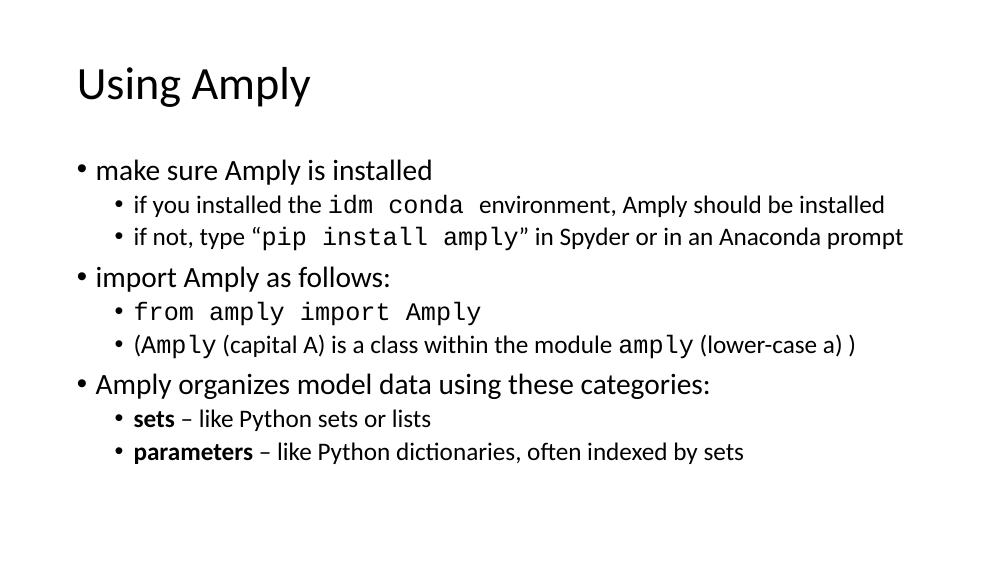
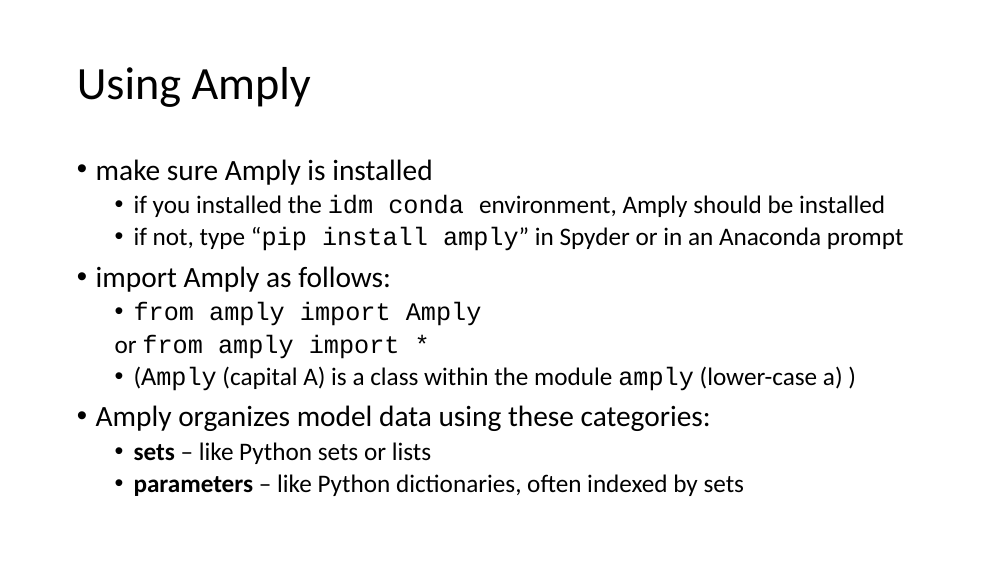
Before and after one commit to prof-frommer/idm_course, a slide deck: slide 12 of LEC/lec04-pulp-with-dicts-amply/some PuLP reference; AMPLY.pptx. Drawn at 1008x567 pixels with LibreOffice and Linux fonts; fonts in the diff are those of the drawing. Boxes give left, top, right and bottom in pixels: in the first picture for what was removed or moved away, otherwise in the second. Text is boxed around its words. In the diff, an @@ line names an element or a change of style, - is before the commit and + after.

```diff
--- a/LEC/lec04-pulp-with-dicts-amply/some PuLP reference; AMPLY.pptx
+++ b/LEC/lec04-pulp-with-dicts-amply/some PuLP reference; AMPLY.pptx
@@ text at (115, 334, 400, 359): paragraph added @@
+  or from amply import *
```
Also in this commit, not shown: 1 other slide changed, 2 other files.
